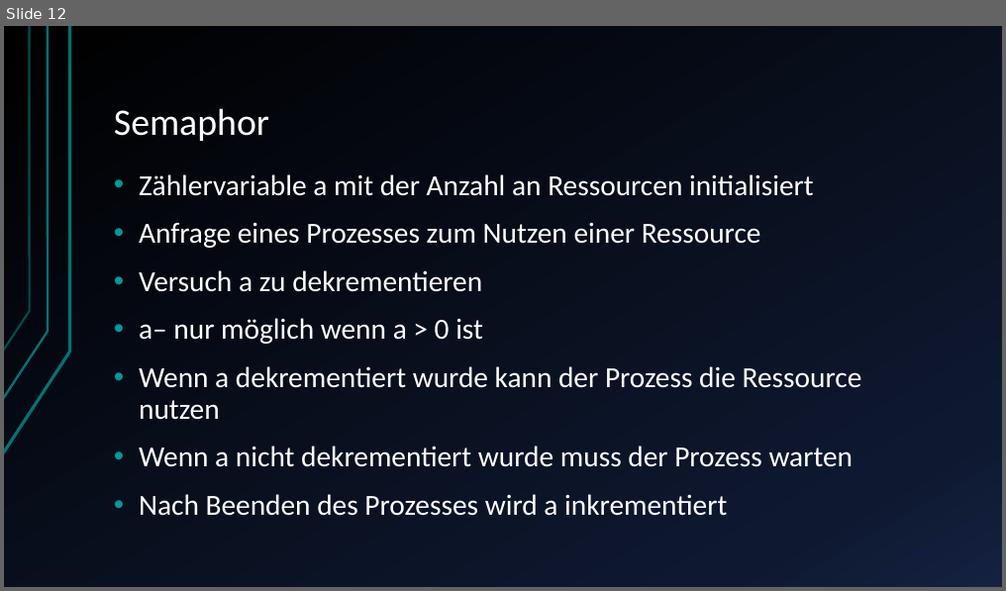
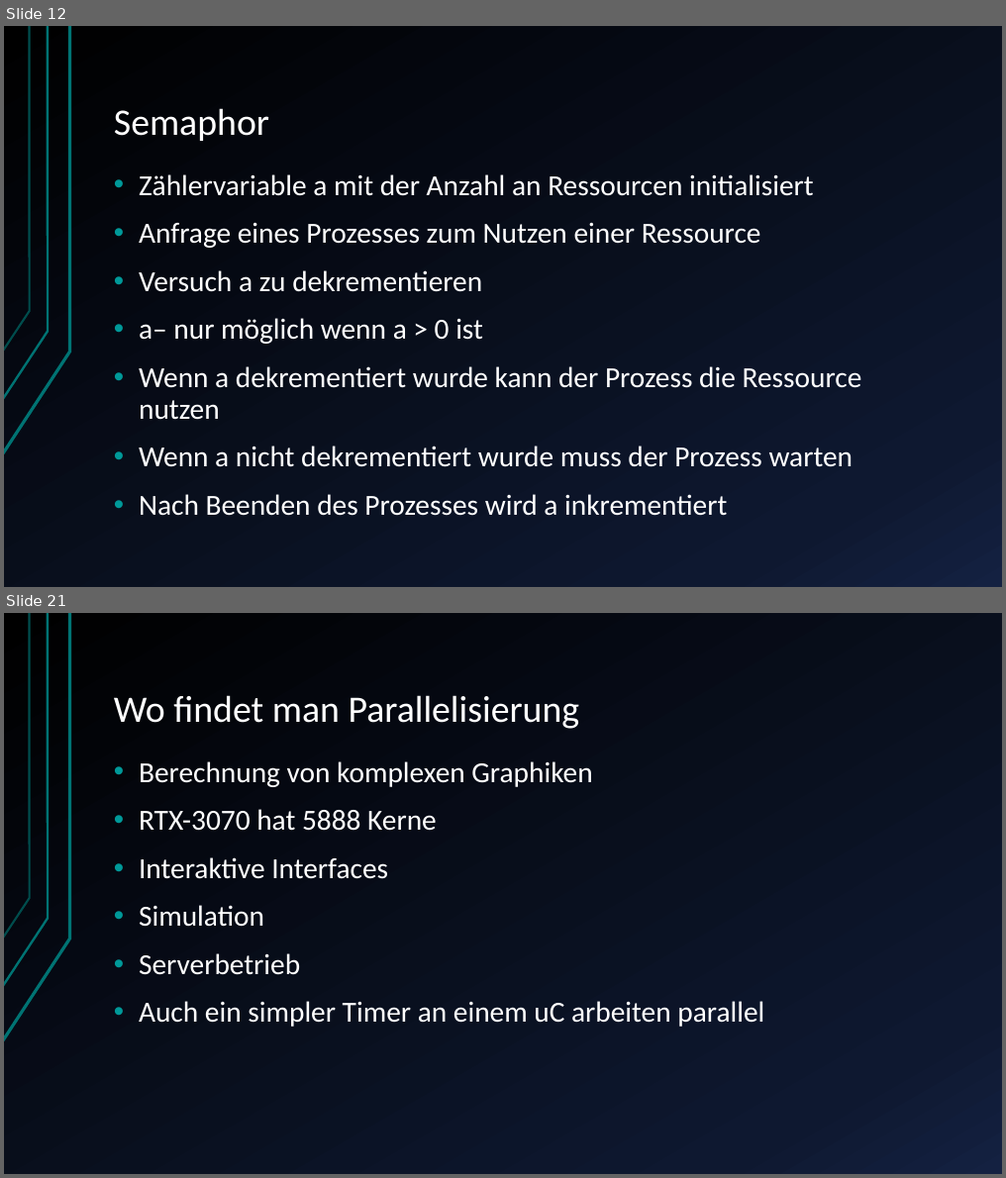
Before and after one commit to JuSteif/Parallelisierung, a slide deck: Ausblick Parallelisierung von Prozessen.pptx. Shown one above the other, each under a label of ours: slide 12 before the commit, slides 12 and 21 after it; the slides between them are not shown. The pictures are 1006x591 and 1006x1178 pixels, drawn with LibreOffice and Linux fonts; fonts in the diff are those of the drawing. Boxes give left, top, right and bottom in pixels: in the first picture for what was removed or moved away, otherwise in the second. Text is boxed around its words. In the diff, an @@ line names an element or a change of style, - is before the commit and + after.

```diff
--- a/Ausblick Parallelisierung von Prozessen.pptx
+++ b/Ausblick Parallelisierung von Prozessen.pptx
@@ slide 21 added at box(4, 613, 1002, 1174), background gradient #000000 to #0F1931 to #142242; not listed: 3 template elements that a slide beside it also shows @@
@@ title added at box(114, 695, 580, 729), 36 pt, text #FFFFFF @@
+Wo findet man Parallelisierung
@@ text added at box(139, 761, 764, 1027), 28 pt, text #FFFFFF @@
+• Berechnung von komplexen Graphiken
+• RTX-3070 hat 5888 Kerne
+• Interaktive Interfaces
+• Simulation
+• Serverbetrieb
+• Auch ein simpler Timer an einem uC arbeiten parallel
```
Also in this commit, not shown: 1 slide changed, 19 other slides added, 1 slide removed, 1 other file.
